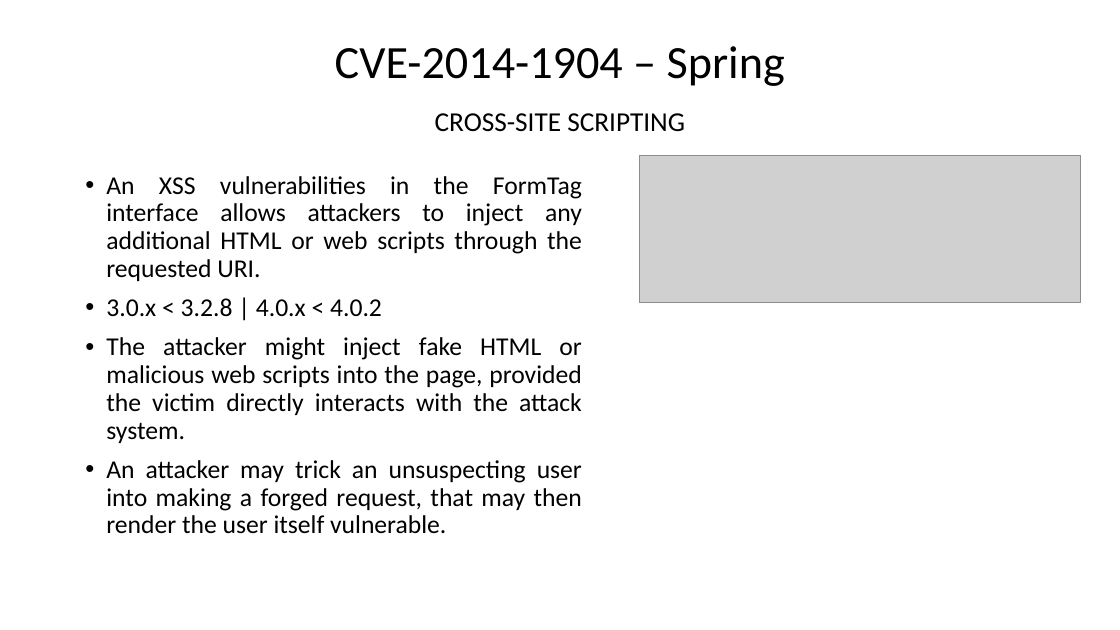
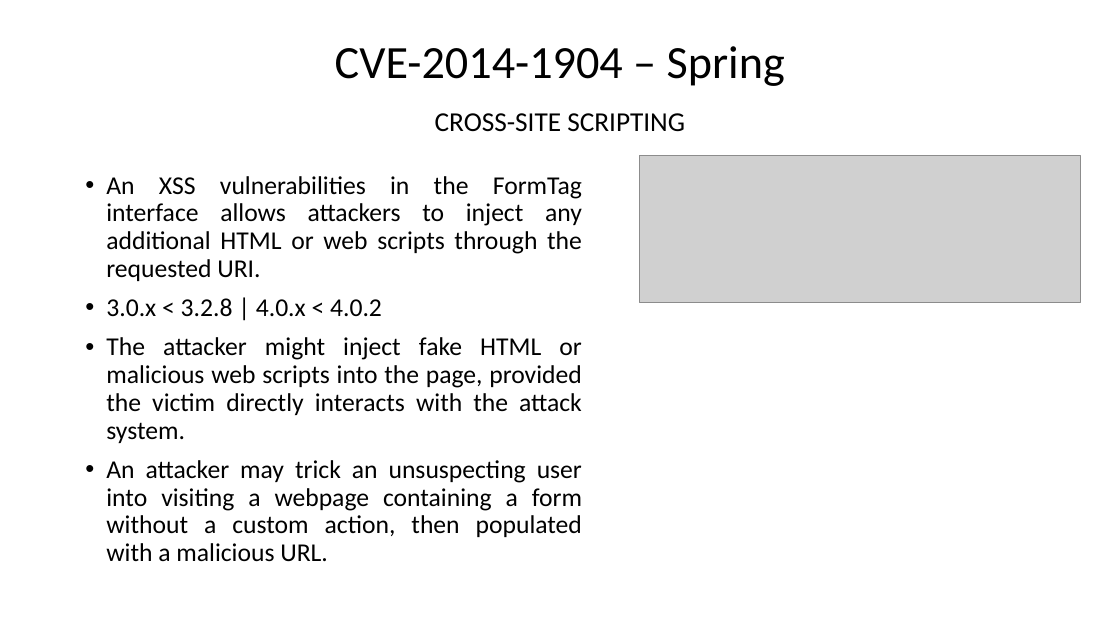
Before and after one commit to Naramsim/Offensive, a slide deck: slide 6 of Vulns Presentation.pptx. Drawn at 1120x630 pixels with LibreOffice and Linux fonts; fonts in the diff are those of the drawing; grey boxes stand for pictures. Boxes give left, top, right and bottom in pixels: in the first picture for what was removed or moved away, otherwise in the second. Text is boxed around its words. In the diff, an @@ line names an element or a change of style, - is before the commit and + after.

Commit message:
ppt change

```diff
--- a/Vulns Presentation.pptx
+++ b/Vulns Presentation.pptx
@@ text at bbox=[106, 460, 582, 562]: text changed @@
-• An attacker may trick an unsuspecting user into making a forged request, that may then render the user itself vulnerable.
+• An attacker may trick an unsuspecting user into visiting a webpage containing a form without a custom action, then populated with a malicious URL.
```
Also in this commit, not shown: 1 other slide changed.
